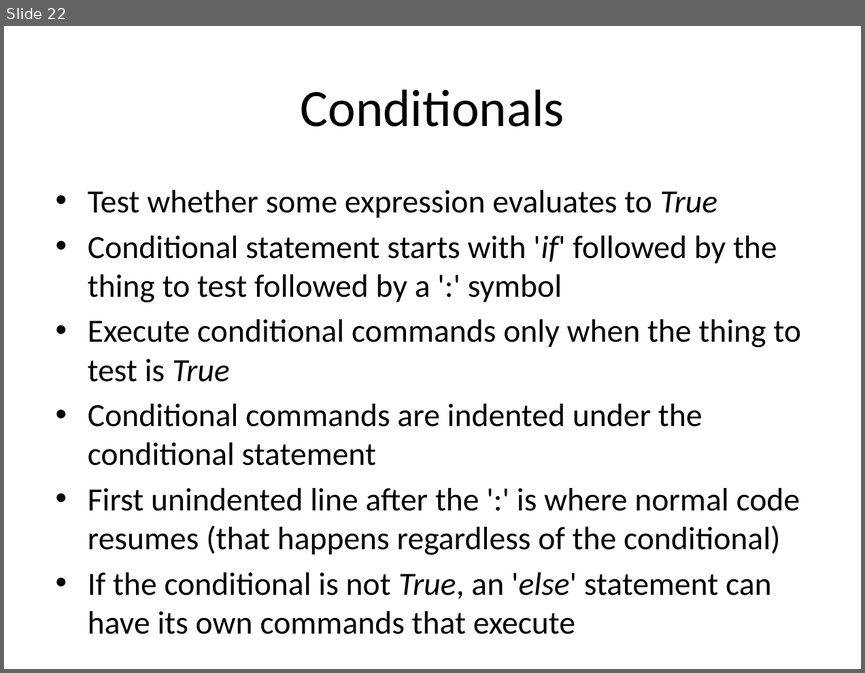
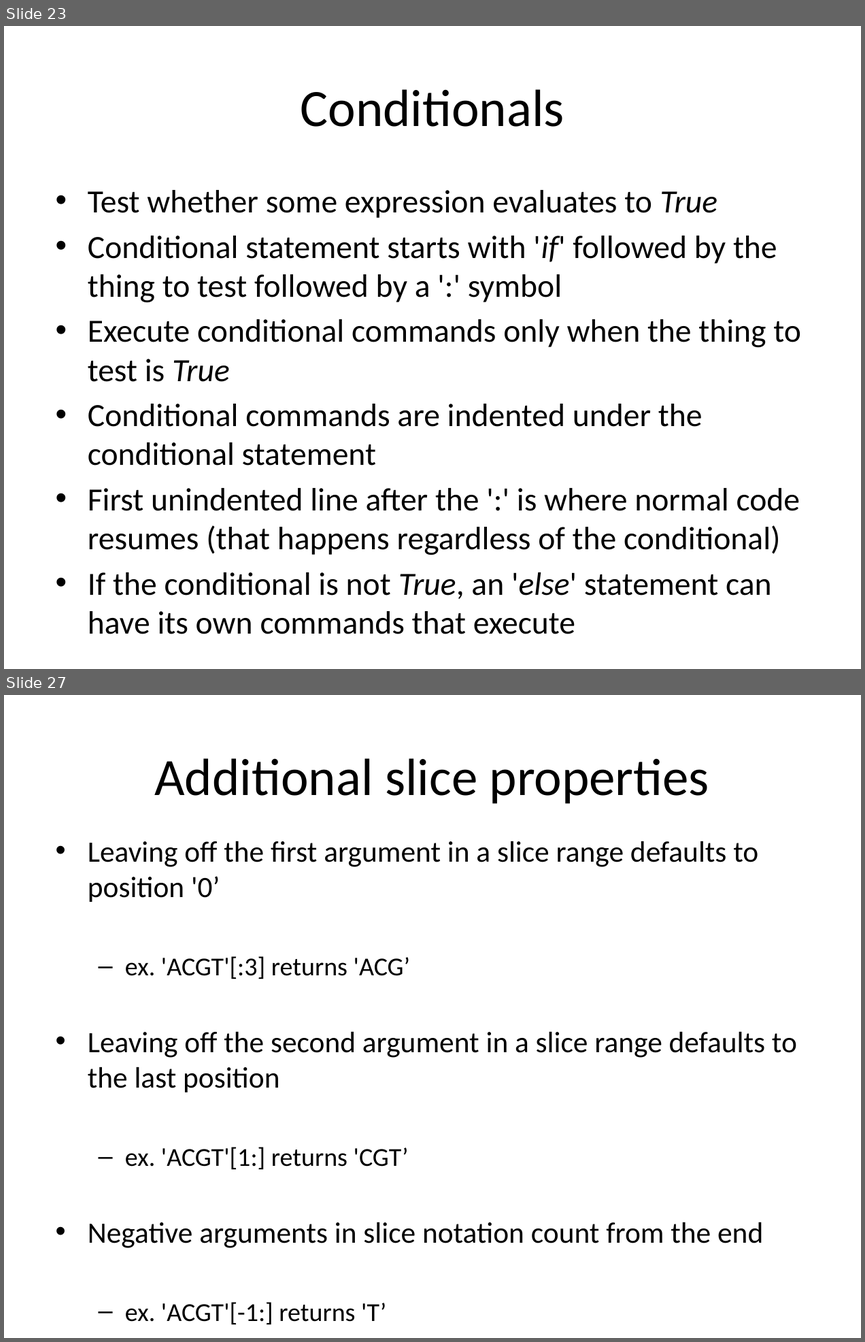
Before and after one commit to GSBS-Bootstrappers/bootstrappers-courses, a slide deck: python1/Python_I/Python I.pptx. Shown one above the other, each under a label of ours: slide 22 before the commit, slides 23 and 27 after it; the slides between them are not shown. The pictures are 865x673 and 865x1342 pixels, drawn with LibreOffice and Linux fonts; fonts in the diff are those of the drawing. Boxes give left, top, right and bottom in pixels: in the first picture for what was removed or moved away, otherwise in the second. Text is boxed around its words. In the diff, an @@ line names an element or a change of style, - is before the commit and + after.

```diff
--- a/python1/Python_I/Python I.pptx
+++ b/python1/Python_I/Python I.pptx
@@ slide 27 added at bbox=[4, 695, 861, 1338], background #FFFFFF @@
@@ title added at bbox=[154, 758, 709, 804], 44 pt, text #000000 @@
+Additional slice properties
@@ text added at bbox=[88, 841, 797, 1325], 24.8 pt, text #000000 @@
+• Leaving off the first argument in a slice range defaults to position '0’
+  – ex. 'ACGT'[:3] returns 'ACG’
+• Leaving off the second argument in a slice range defaults to the last position
+  – ex. 'ACGT'[1:] returns 'CGT’
+• Negative arguments in slice notation count from the end
+  – ex. 'ACGT'[-1:] returns 'T’
+  – 'ACGT'[:-1] returns 'ACG'
@@ what was slide 22 is now slide 23 @@
```
Also in this commit, not shown: 2 slides changed, 16 other slides added, 2 other files.
